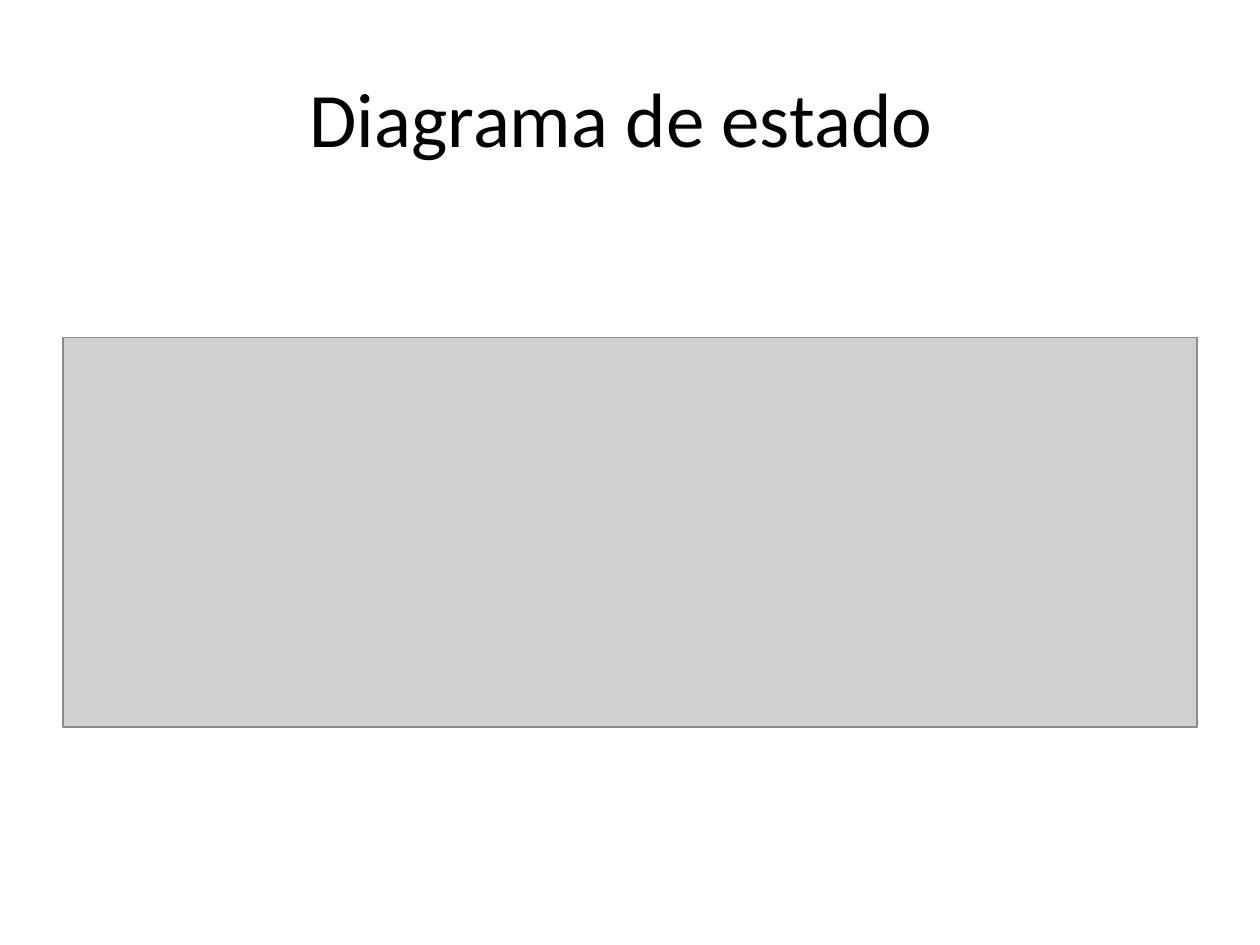
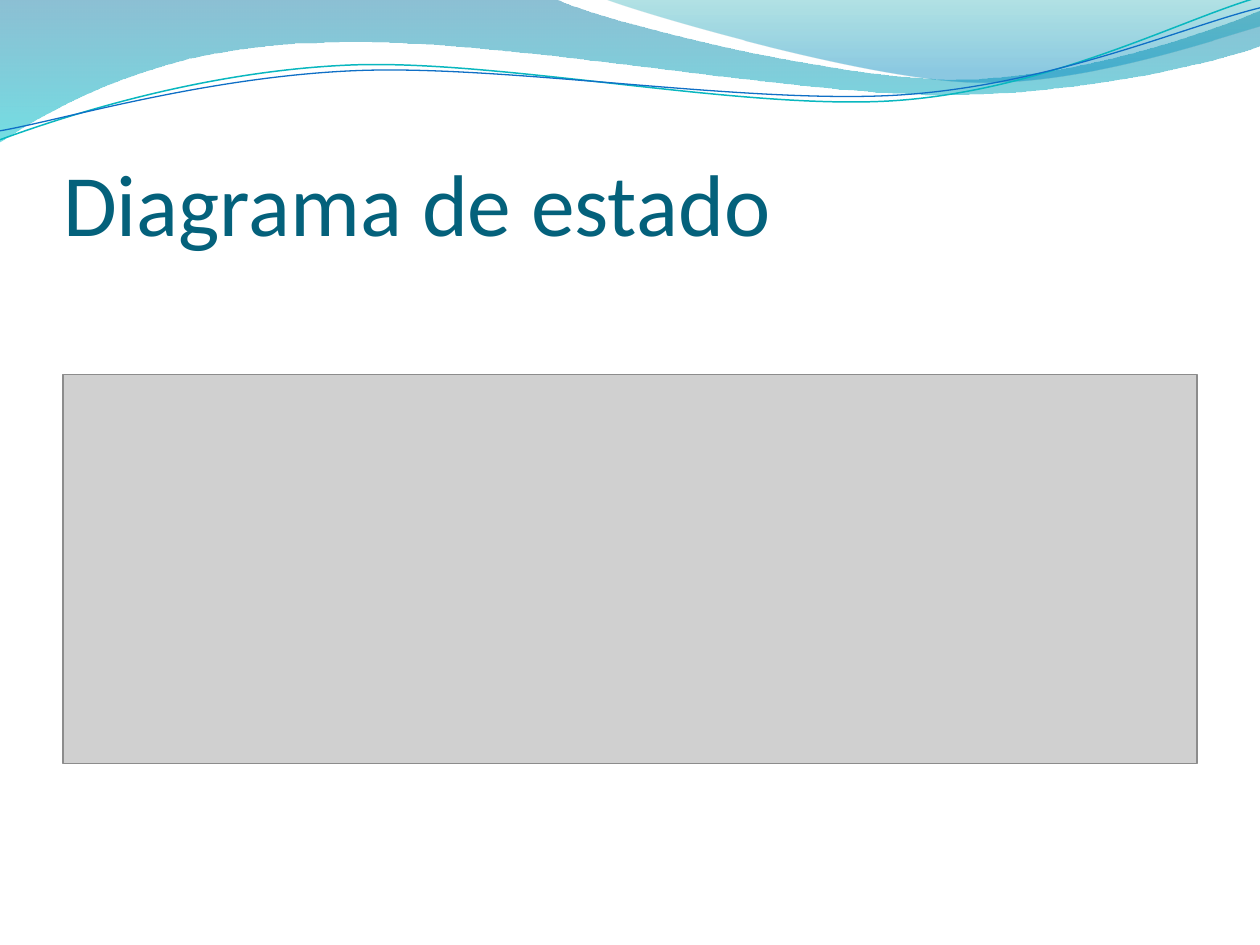
Before and after one commit to francben/proyectoDeliberyApp, a slide deck: slide 13 of Para Presentacion final.pptx. Drawn at 1260x945 pixels with LibreOffice and Linux fonts; fonts in the diff are those of the drawing; grey boxes stand for pictures; background and template pictures are left out. Boxes give left, top, right and bottom in pixels: in the first picture for what was removed or moved away, otherwise in the second. Text is boxed around its words. In the diff, an @@ line names an element or a change of style, - is before the commit and + after.

```diff
--- a/Para Presentacion final.pptx
+++ b/Para Presentacion final.pptx
@@ freeform shape added at <box>0,0,1260,142</box>, fill gradient #0074A1 to #00C6CF @@
@@ freeform shape added at <box>0,0,1260,147</box>, outline #0AB8BF 0.85 pt @@
@@ freeform shape added at <box>0,8,1260,141</box>, outline #0F6FC6 0.75 pt @@
@@ freeform shape added at <box>604,0,1260,87</box>, fill gradient #00A1A9 to #008BBF @@
@@ title "Diagrama de estado": place and size @@
-title "Diagrama de estado" at <box>310,93,932,161</box>
+title "Diagrama de estado" at <box>63,175,770,251</box>
@@ title "Diagrama de estado" at <box>63,175,770,251</box>: size 44 to 50 pt, text colour #000000 to #04617B; alignment centre to left; vertical alignment middle to bottom @@
@@ picture: place and size @@
-picture at <box>63,338,1197,727</box>
+picture at <box>63,374,1197,764</box>
```
Also in this commit, not shown: 16 other slides changed, 2 slides added, 2 slides removed.
